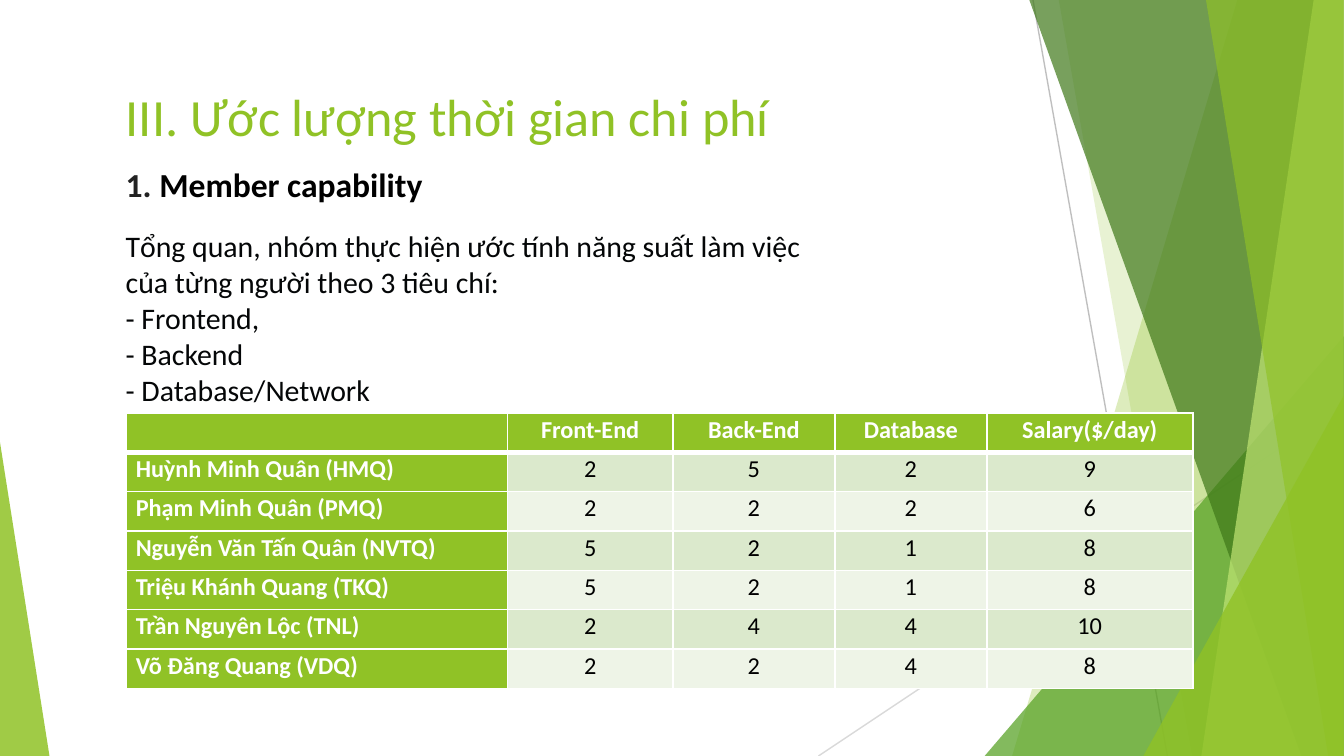
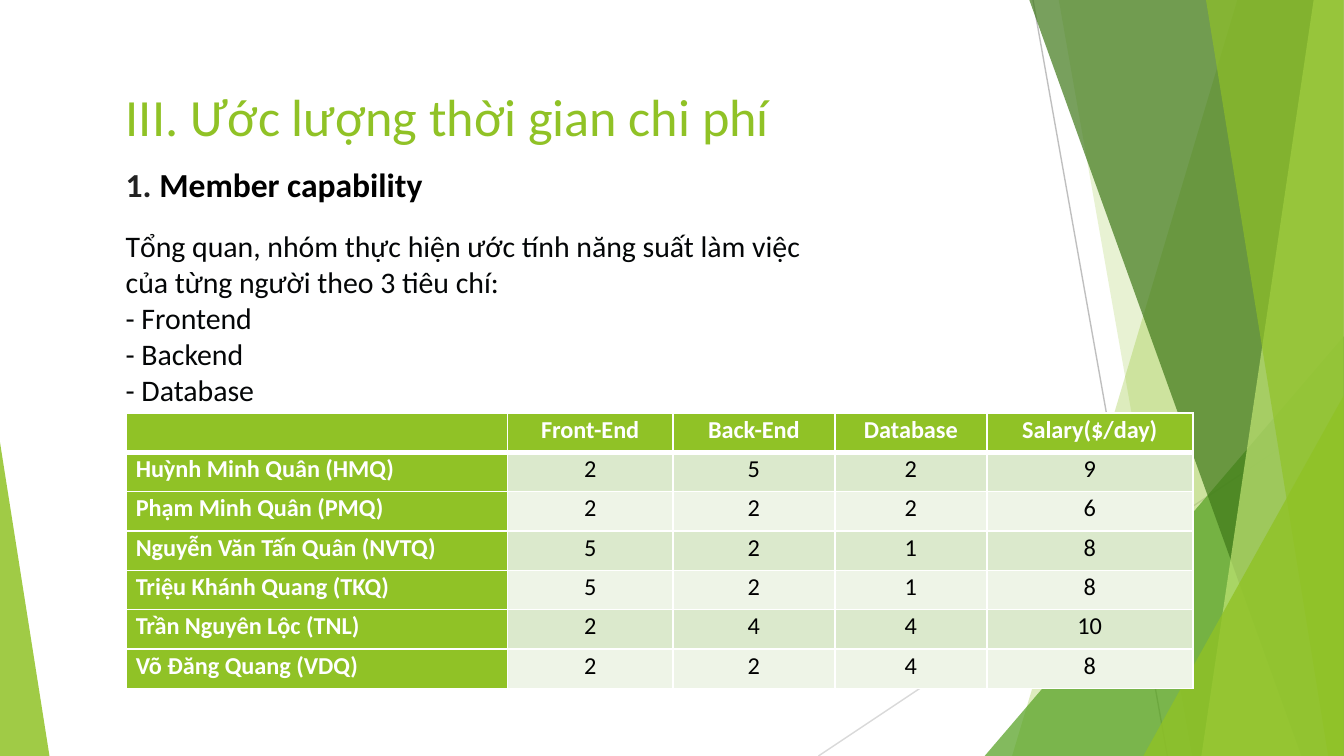
Before and after one commit to EdgarIgnite16/MSP-Project, a slide deck: slide 14 of Report/Nhom9_SingedShop_FinalUltimateVersion.pptx. Drawn at 1344x756 pixels with LibreOffice and Linux fonts; fonts in the diff are those of the drawing. Boxes give left, top, right and bottom in pixels: in the first picture for what was removed or moved away, otherwise in the second. Text is boxed around its words. In the diff, an @@ line names an element or a change of style, - is before the commit and + after.

```diff
--- a/Report/Nhom9_SingedShop_FinalUltimateVersion.pptx
+++ b/Report/Nhom9_SingedShop_FinalUltimateVersion.pptx
@@ text at [141, 308, 251, 330]: text changed @@
-- Frontend,
+- Frontend
@@ text at [141, 380, 254, 402]: text changed @@
-- Database/Network
+- Database
```
Also in this commit, not shown: 5 other slides changed, 1 other file.
